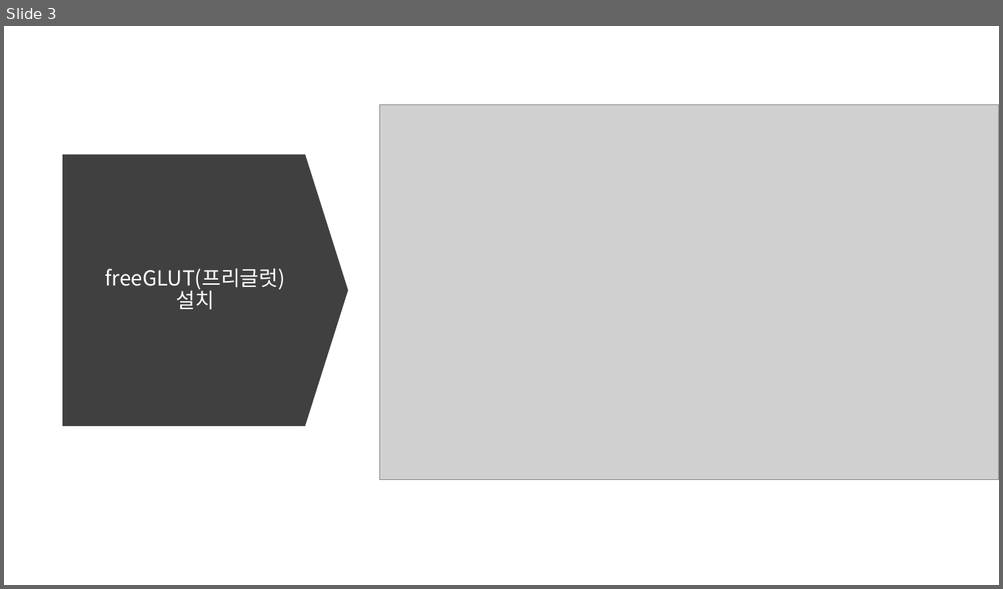
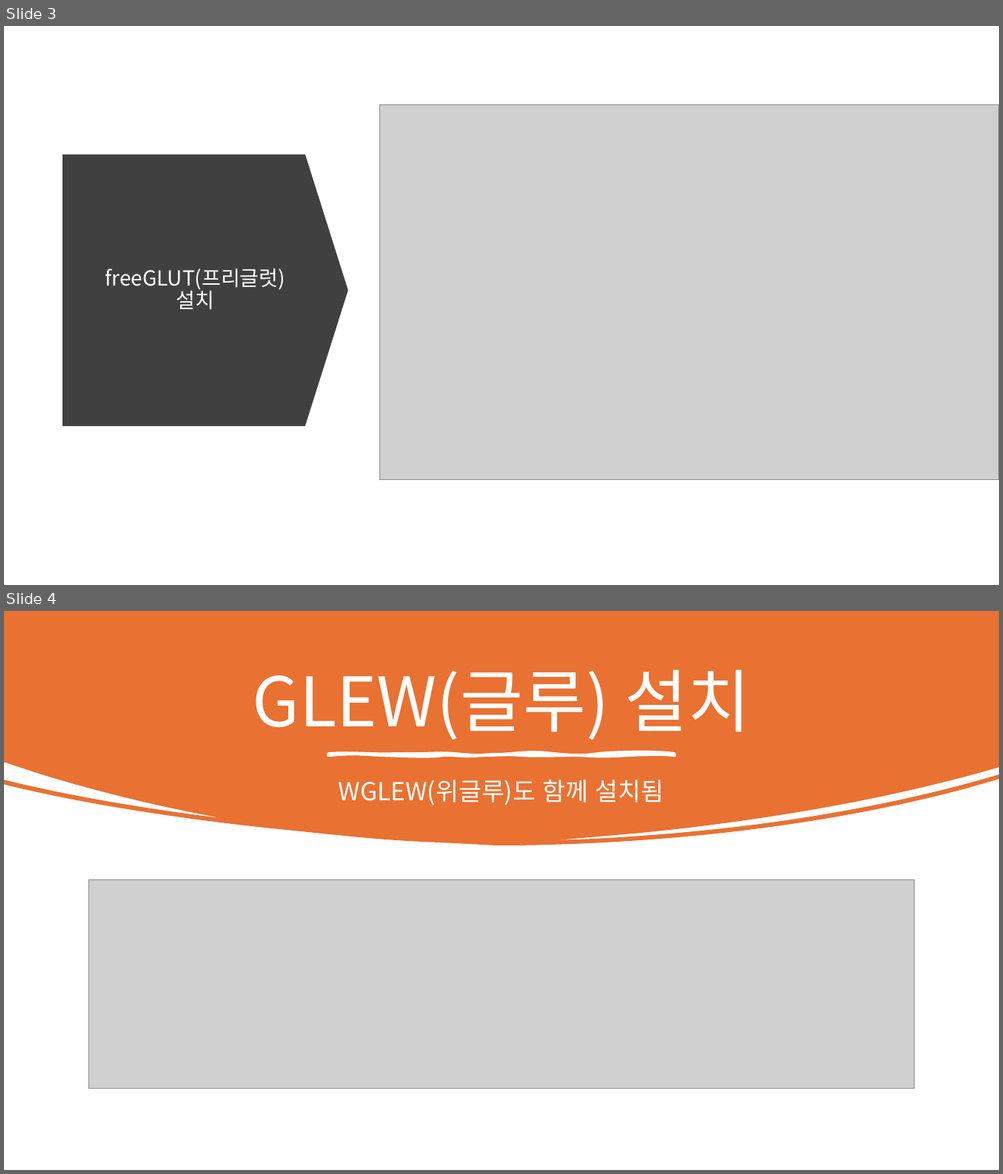
Before and after one commit to mokwongame/OpenGL_2025_2, a slide deck: OpenGL 개발 환경 설정.pptx. Shown one above the other, each under a label of ours: slide 3 before the commit, slides 3 and 4 after it. The pictures are 1003x589 and 1003x1174 pixels, drawn with LibreOffice and Linux fonts; fonts in the diff are those of the drawing; grey boxes stand for pictures. Boxes give left, top, right and bottom in pixels: in the first picture for what was removed or moved away, otherwise in the second. Text is boxed around its words. In the diff, an @@ line names an element or a change of style, - is before the commit and + after.

```diff
--- a/OpenGL 개발 환경 설정.pptx
+++ b/OpenGL 개발 환경 설정.pptx
@@ slide 4 added at bbox=[4, 611, 999, 1170], background #FFFFFF @@
@@ freeform shape added at bbox=[4, 611, 999, 846], fill #E97132 @@
@@ title added at bbox=[252, 669, 750, 740], 66 pt, text #FFFFFF @@
+GLEW(글루) 설치
@@ freeform shape added at bbox=[329, 755, 674, 756], fill #FFFFFF, outline #FFFFFF 3 pt @@
@@ text added at bbox=[338, 780, 664, 806], 24 pt, text #FFFFFF @@
+WGLEW(위글루)도 함께 설치됨
@@ picture added at bbox=[88, 880, 914, 1088] @@
```
Also in this commit, not shown: 1 other file.
